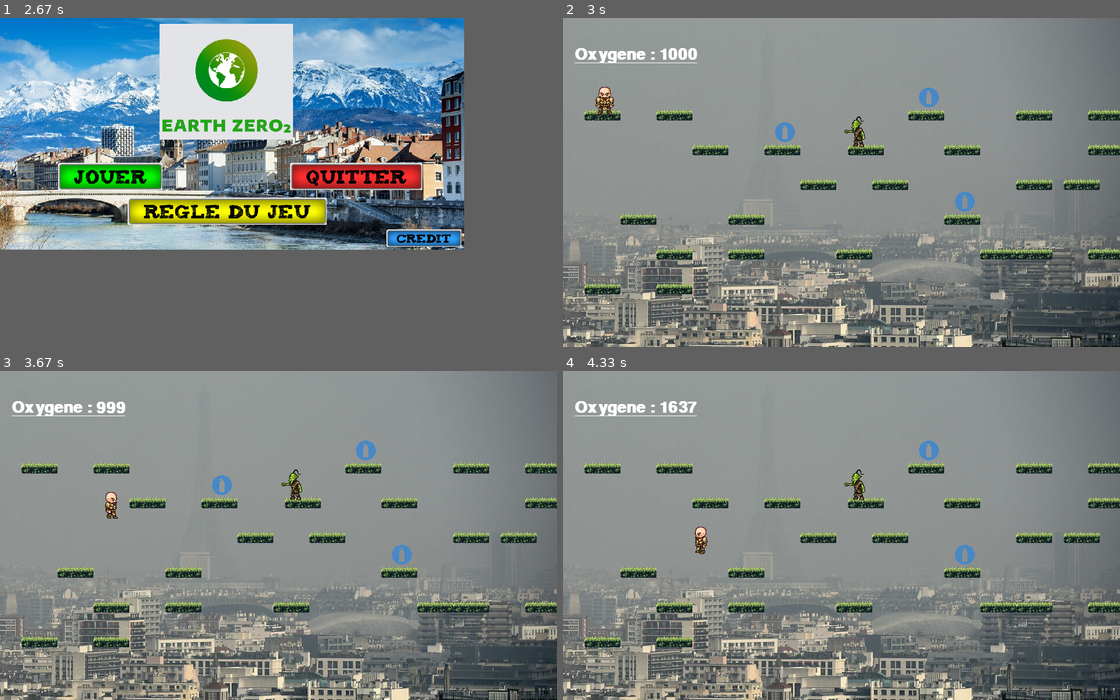
Above: before the commit, frames 1-4 (two rows, left to right).
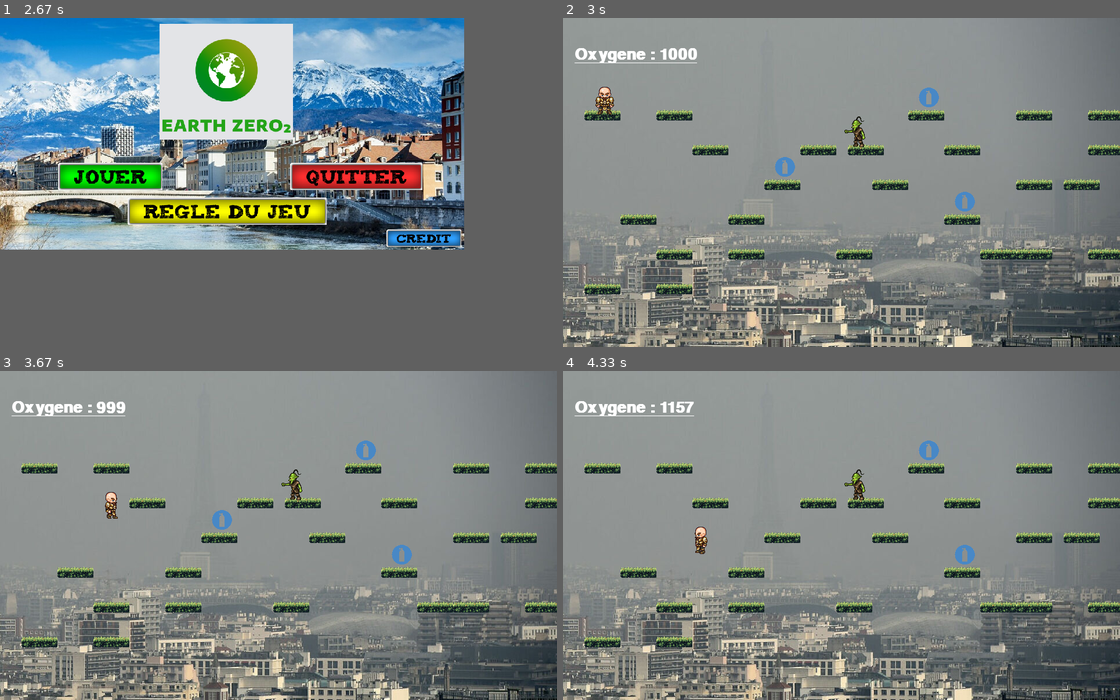
Above: after the commit, the same moments.

Repository: TarJimmy/gameJam
Game: pygame game, started from main.py
The game is run twice, just before and just after one commit, with the same random seed, the same clock (stepped at 60 frames per second) and the same inputs.
Inputs (mouse positions are in pixels of both pictures, inside the frame that each line leads up to):
- Up to frame 1 (2.67 s): press the mouse at (122, 179) at 2.43 s; move the mouse to (155, 175) at 2.53 s; move the mouse to (189, 169) at 2.63 s
- Up to frame 2 (3 s): release the mouse at (752, 169) at 2.67 s; click (1019, 41) at 2.78 s
- Up to frame 3 (3.67 s): hold Right from 3.4 s (still down)
- Up to frame 4 (4.33 s): release Right at 4.03 s; hold Left from 4.07 s (still down); tap Space at 4.13 s

Frame 1 is identical in both runs. In frame 2, 1.0% of the frame differs, in the area x 36-50%, y 31-53%; in frame 3, 1.0%; in frame 4, 0.9%.

Commit message:
Correction bug

Diff:
--- a/class_Game.py
+++ b/class_Game.py
@@ -121,8 +121,8 @@
         map = [[0, 0, 0, 0, 0, 0, 0, 0, 0, 0, 0, 0, 0, 0, 0, 0],
                  [0, 0, 0, 0, 0, 0, 0, 0, 0, 0, 0, 0, 0, 0, 0, 0],
                  [1, 0, 1, 0, 0, 0, 0, 0, 0, 2, 0, 0, 1, 0, 1, 1],
-                 [0, 0, 0, 1, 0, 2, 0, 3, 0, 0, 1, 0, 0, 0, 1, 1],
-                 [0, 0, 0, 0, 0, 0, 1, 0, 1, 0, 0, 0, 1, 3, 0, 1],
+                 [0, 0, 0, 1, 0, 0, 1, 3, 0, 0, 1, 0, 0, 0, 1, 1],
+                 [0, 0, 0, 0, 0, 2, 0, 0, 1, 0, 0, 0, 1, 3, 0, 1],
                  [0, 1, 0, 0, 1, 0, 0, 0, 0, 0, 2, 0, 0, 0, 0, 1],
                  [0, 0, 1, 0, 1, 0, 0, 1, 0, 0, 0, 1, 1, 0, 1, 0],
                  [1, 0, 1, 0, 0, 0, 0, 0, 0, 0, 0, 0, 0, 0, 0, 0],
@@ -384,17 +384,15 @@
         for solCourant in self.mapCourante:
                 # print(solCourant)
             result = solCourant.test(self.player)
-            if solCourant.type == "object":
-                # print(result)
-                if result:
-                    self.player.currentPlatform = result
-                    self.player.y = result.y
-                    self.player.falling = False
-                    return True
-            elif solCourant.type == "oxygene":
-                if result:
-                    self.player.oxygene += solCourant.bonus
-                    solCourant.end = True
+            if result:
+                if solCourant.type == "object":
+                        self.player.currentPlatform = result
+                        self.player.y = result.y
+                        self.player.falling = False
+                        return True
+                elif solCourant.type == "oxygene" and solCourant.end == False:
+                        self.player.oxygene += solCourant.bonus
+                        solCourant.end = True
         return False
     def do(self):
         self.testCollision(self.player)
--- a/class_Npc.py
+++ b/class_Npc.py
@@ -1,5 +1,4 @@
-import pygame
-
+import pygame, random
 class Npc(pygame.sprite.Sprite):
     """docstring for npc."""
 
@@ -12,11 +11,10 @@
         self.end = False
         cheminImage = "images/npc/"
         self.char = pygame.image.load(cheminImage+'L9E.png')
+        self.bonus = random.randint(300, 500)
 
     def draw(self,window):
         #On retire le npc s'il a donné la solution
-        if self.end:
-            self.x = 1000
-            self.y = 1000
-        else:
+        if not self.end:
             window.blit(self.char,(self.x,self.y))
+            self.bonus = 0
--- a/main.py
+++ b/main.py
@@ -109,12 +109,12 @@
                                 # or self.bouton4.isClicked(event.pos) or self.bouton5.isClicked(event.pos):
                                     game.solution=True
                                     game.mesNpc[game.np].end = True
-                                    print("Bonne réponse")
+                                    game.player.oxygene -= 150
                                     game.numQuest += 1
                                 else:
                                     game.solution=True
                                     game.mesNpc[game.np].end = True
-                                    print("Mauvaise réponse")
+                                    game.player.oxygene += game.mesNpc[game.np]
                                     game.numQuest += 1
 
             pygame.display.flip()
--- a/questions.txt
+++ b/questions.txt
@@ -1,20 +1 @@
 1|Première apparition du terme écologie ?|1-1983|2-1922|3-1866|3|Le terme écologie apparaît pour la première fois sous la plume du biologiste allemand Ernst Haeckel, en 1866.//
-2|Respirer l'air de Pekin pendant 10 minutes est-il plus dangereux que de fumer 30 cigarettes en 10 minutes ?|1-oui|2-non|1|Sachez que à Pekin l'air est tellement pollué qu’en ouvrant la bouche pour respirer vos poumons subissent l’équivalent de 40 cigarettes.//
-3|Les énergies renouvelables sont-elles la solution à la crise écologique ?|1-oui|2-non|2|Le grand enjeu de la transition énergétique n’est pas forcément la transformation de nos sources de production d’électricité, mais bien de savoir comment consommer moins de ces énergies fossiles.//
-4|Les énergies renouvelables ne polluent pas|1-vrai|2-faux|2|Certes, les énergies renouvelables ont un avantage indéniable, cependant pour construire des éoliennes ou des panneaux solaires, il faut des matériaux, qu’il faut extraire, souvent avec du matériel de minage qui consomme beaucoup de pétrole. Les énergies renouvelables émettent donc du CO2.//
-5|En France, nous émettons environ combien de fois plus de CO2 que ce que les limites de la planète sont capables de réguler sans déstabiliser le climat ?|1-6|2-8|3-11|4-14|2|En France, par exemple, nous émettons environ 8 fois plus de CO2 que ce que les limites de la planète sont capables de réguler sans déstabiliser le climat.//
-6|Quel est le pays qui émet le plus de CO2 par habitant ?|1-Chine|2-USA|3-Qatar|4-Inde|3|Avec près de 50 tonnes de CO2 par an, le Qatar est le plus gros émetteur de CO2 par habitant.//
-7|Les émissions mondiales de CO2 entre 1970 et 2017 ont :|1-doublé|2-triplé|2|Les émissions mondiales de CO2 ont triplé entre 1970 et 2017, et la tendance ne semble pas s'inverser.//
-8|Chaque année, combien de milliards de mégots de cigarettes sont dispersés sur la planète ?|1-4,5|2-3,6|4-8,2|1|Chaque année, 4,5 milliards de mégots de cigarettes sont dispersés sur la planète.//
-9|Combien représentent le chauffage et l’eau chaude en part de la consommation d’énergie des logements ?|1-1/4|2-2/4|3-3/4|4-5/6|3|Le chauffage et l’eau chaude représentent 3/4 de la consommation d’énergie des logements.//
-10|L'accord de Paris a pour objectif de maintenir l'augmentation mondiale inférieur à combien de degrés ?|1-1,5|2-2,5|3-2|3|L'objectif central de l'Accord de Paris est de renforcer la réponse mondiale à la menace du changement climatique en maintenant l'augmentation de la température mondiale à un niveau inférieur à 2 degrés Celsius.//
-11|Quelle est la ville la plus polluée au monde ?|1-Pekin|2-Lagos|3-Taipei|4-Delhi|4|À New-Delhi,le taux de concentration en particules fines PM10 atteint 292 microgrammes par mètre cube en moyenne, alors que l'OMS recommande une valeur maximale de 20 µg par jour ce qui en fait la ville la plus polluée au monde, un résident perd en moyenne 10 ans d'espérance de vie en raison de la brume toxique persistante.//
-12|À partir de quelle température la planète deviendrait invivable ?|1-35°C|2-30°C|3-40°C|1|En prenant en compte l'humidité relative et les mouvements de l'air lorsque la température dépasserait les 35 °C en moyenne, les êtres humains et la plupart des mammifères ne pourraient survivre que quelques heures à l’extérieur.//
-13|De combien de m le niveau de la mer pourrait s'élever d’ici 2100 ?|1-2m|2-3m|3-1m|3|Le niveau de la mer pourrait monter d'un mètre d’ici 2100.//
-14|Planter des arbres reste l'unique solution pour limiter le réchauffement climatique ?|1-oui|2-non|2|Même si les arbres absorbent une partie du dioxyde de carbone les arbres échangent en permanence avec l'atmosphère. Et ils émettent un ensemble de produits chimiques dont certains pourraient participer au réchauffement de la planète.//
-15|La diminutions des nappes phréatiques est t'elle dues à l'action de l'homme ou à des conditions météorologiques ?|1-l'homme|2-nature|1|En effet, le niveau des nappes phréatiques était en baisse sur tous les continents. Cette chute globale est la conséquence directe de l'activité humaine, car l'eau est pompée bien plus rapidement qu'elle n'est remplacée par les pluies.//
-16|Dioxyde de carbone(CO2) ou méthane(CH4), quel est le gaz le plus influent sur le climat ?|1-CO2|2-CH4|1|Du point de vue des émissions actuelles, le gaz carbonique a beaucoup plus d'influence sur le climat que le méthane.//
-17|Le réchauffement climatique,perturbe-t'il le calendrier agricole ?|1-non|2-oui|2|Globalement, le réchauffement allonge la saison de végétation des plantes de 2,3 à 5,2 jours par décennie. En 2100, les plantes herbacées pourraient pousser deux semaines de plus par an.//
-18|L'ozone troposphérique, est-il un polluant,un gaz à effet de serre (GES) ou aucun des deux ?|1-GES|2-deux|3-aucun|2|L'ozone troposphérique est à la fois un polluant et un gaz à effet de serre. C'est un gaz très agressif. Dans l'environnement, il influence sensiblement les rendements agricoles. De plus, l'ozone a des propriétés radiatives qui lui confèrent un rôle de gaz à effet de serre en troposphère.//
-19|Quelle est la part de nos déchets recyclés ?|1-45%|2-60%|3-70%|4-85%|3|70 % de nos emballages (boites de conserve, briques de lait, bouteilles de lessive, bouteilles d'eau, etc.) ont été recyclés durant l'année 2019.//
-20|Les produits BIO contiennent t'il plus de vitamines, de minéraux et de protéines ?|1-oui|2-non|2|Les produits BIO ne contiennent pas plus de vitamines ou de minéraux que les autres mais ils sont de meilleure qualité. En revanche, l'azote des engrais chimiques permettrait aux produits traditionnels de contenir plus de protéines.//
